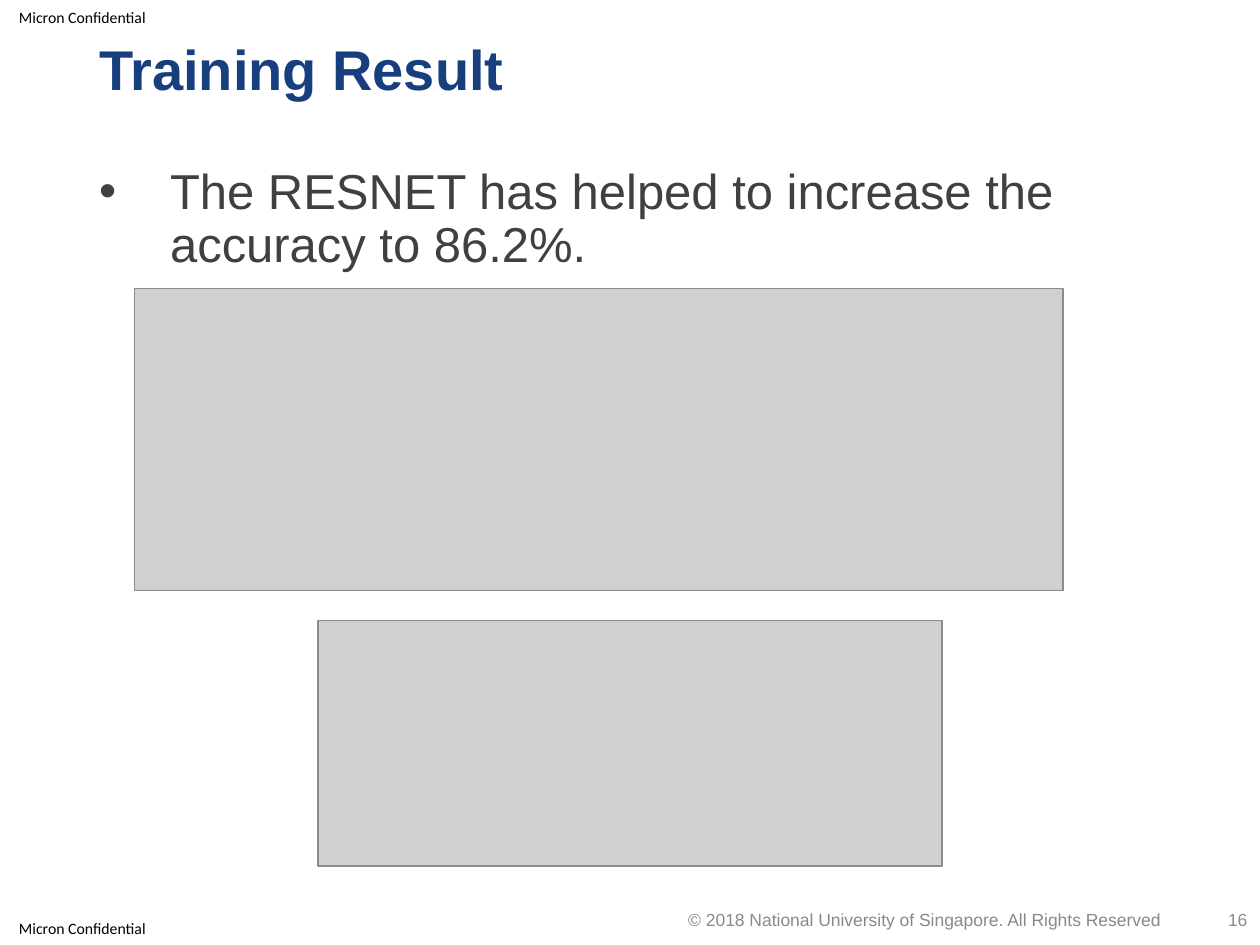
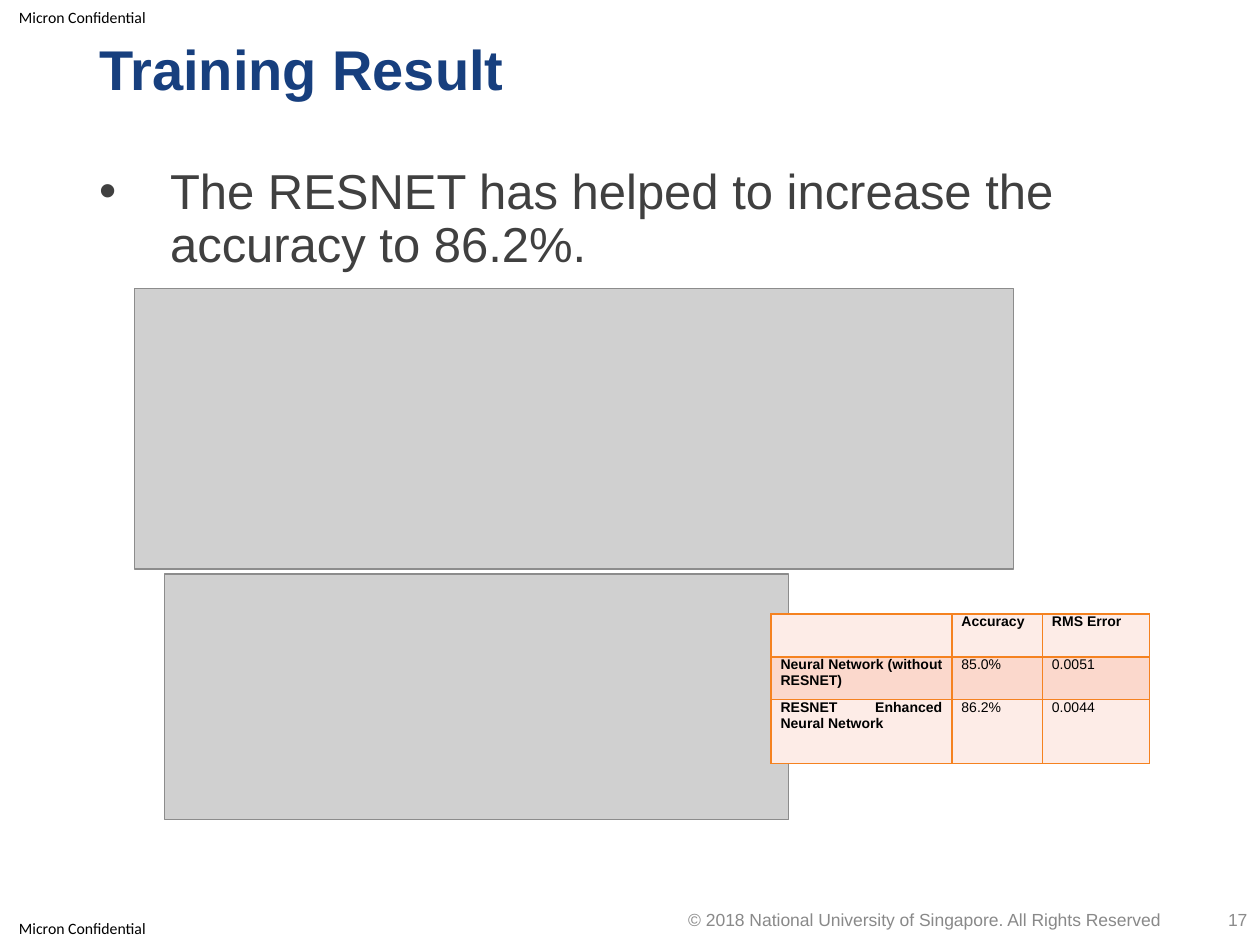
Before and after one commit to optimusium/3dscan, a slide deck: slide 17 of PracticeModule_Presentation.pptx (slide 16 before the commit). Drawn at 1260x945 pixels with LibreOffice and Linux fonts; fonts in the diff are those of the drawing; grey boxes stand for pictures; background and template pictures are left out. Boxes give left, top, right and bottom in pixels: in the first picture for what was removed or moved away, otherwise in the second. Text is boxed around its words. In the diff, an @@ line names an element or a change of style, - is before the commit and + after.

```diff
--- a/PracticeModule_Presentation.pptx
+++ b/PracticeModule_Presentation.pptx
@@ picture resized from (x1=135, y1=289, x2=1063, y2=591) to (x1=135, y1=289, x2=1014, y2=570) @@
@@ picture moved from (x1=318, y1=620, x2=941, y2=866) to (x1=165, y1=575, x2=789, y2=820) @@
@@ table added at (x1=771, y1=614, x2=1150, y2=764), 3 rows, 3 columns @@
+ | Accuracy | RMS Error
+Neural Network (without RESNET) | 85.0% | 0.0051
+RESNET Enhanced Neural Network | 86.2% | 0.0044
@@ page number at (x1=1228, y1=914, x2=1247, y2=926): text changed @@
-16
+17
```
Also in this commit, not shown: 3 other slides changed, 1 slide added, 1 other file.
